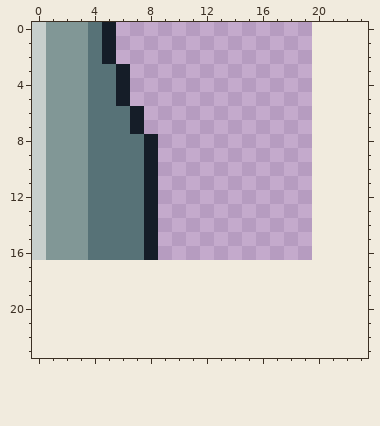
Pixel-art file: simple_ground_37.aseprite. Above is the file before it was changed.
20x17 pixels, 1 frame. The old version is drawn lined up with the new one, on the new canvas.
The same view after the edit:
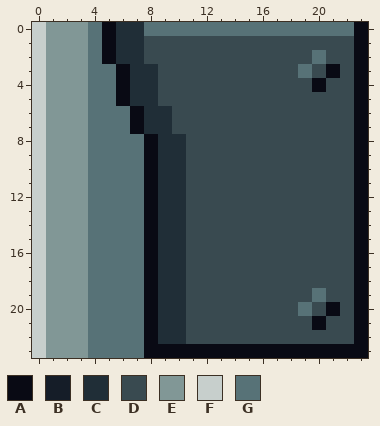
Palette (. is transparent): A #090a14  B #151d28  C #202e37  D #394a50  E #819796  F #c7cfcc  G #577277
Difference:
canvas 20x17 -> 24x24
y 0: x 5..23 B.................. -> ACCGGGGGGGGGGGGGGGA
y 1: x 5..23 B.................. -> ACCDDDDDDDDDDDDDDDA
y 2: x 5..23 B.................. -> ACCDDDDDDDDDDDDGDDA
y 3: x 6..23 B................. -> ACCDDDDDDDDDDGDADA
y 4: x 6..23 B................. -> ACCDDDDDDDDDDDADDA
y 5: x 6..23 B................. -> ACCDDDDDDDDDDDDDDA
y 6..7: x 7..23 B................ -> ACCDDDDDDDDDDDDDA
y 8..16: x 8..23 B............... -> ACCDDDDDDDDDDDDA
y 17..18: x 0..23 ........................ -> FEEEGGGGACCDDDDDDDDDDDDA
y 19: x 0..23 ........................ -> FEEEGGGGACCDDDDDDDDDGDDA
y 20: x 0..23 ........................ -> FEEEGGGGACCDDDDDDDDGDADA
y 21: x 0..23 ........................ -> FEEEGGGGACCDDDDDDDDDADDA
y 22: x 0..23 ........................ -> FEEEGGGGACCDDDDDDDDDDDDA
y 23: x 0..23 ........................ -> FEEEGGGGAAAAAAAAAAAAAAAA
